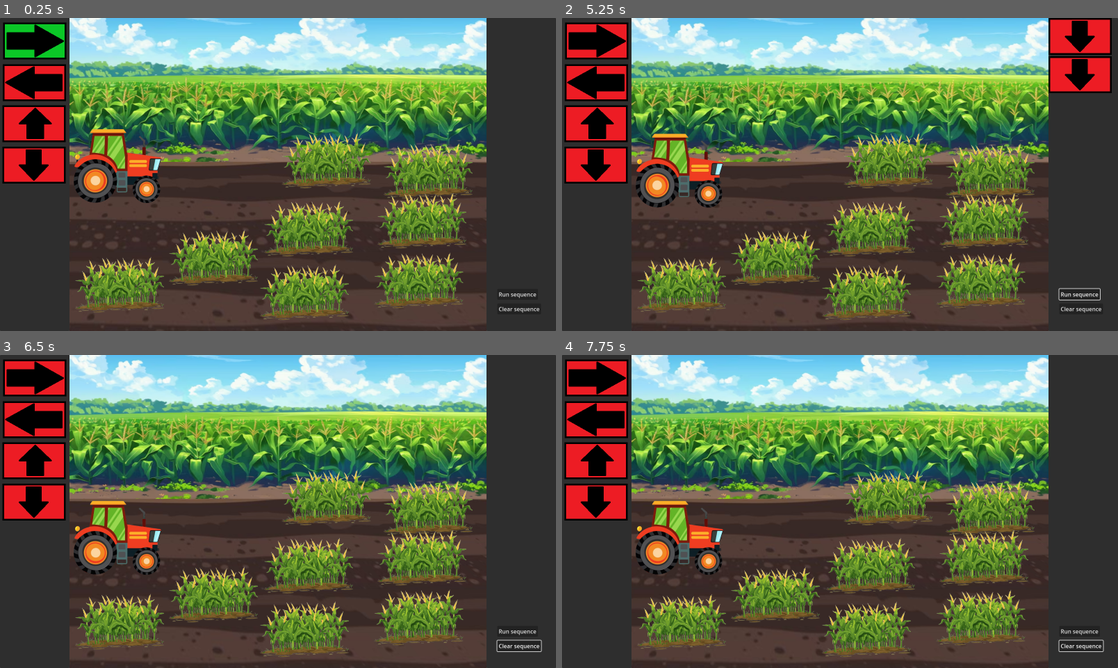
Above: before the commit, frames 1-4 (two rows, left to right).
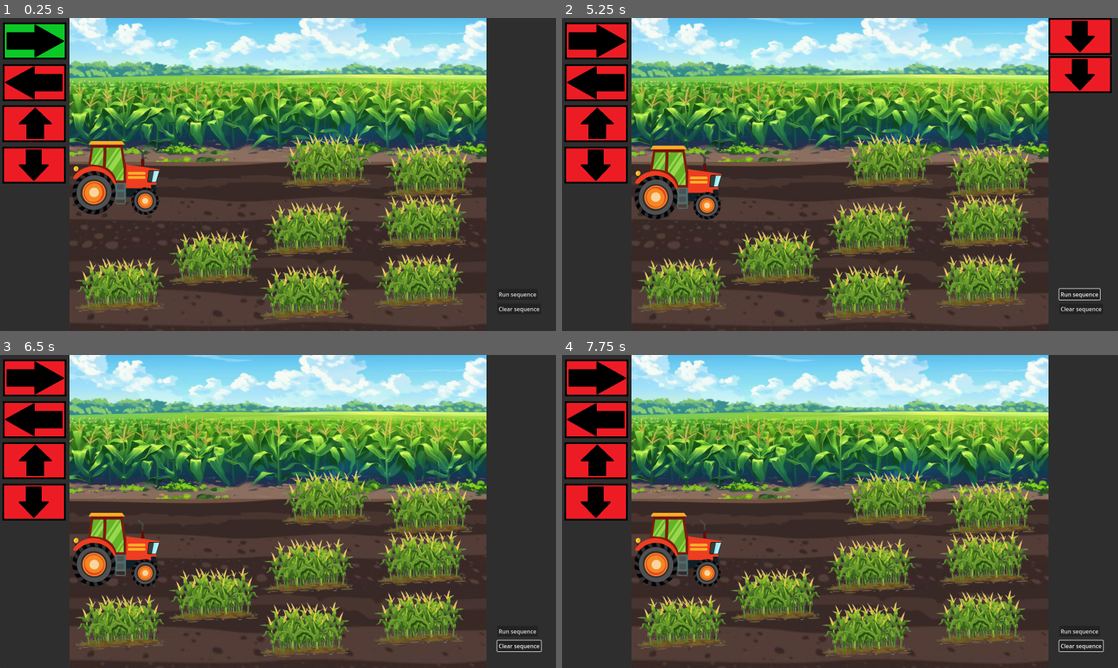
Above: after the commit, the same moments.

Repository: HumaidEbrahim/Arcademia
Game: Godot game, scene res://Levels/lvl1/FarmTractor/FarmTractor.tscn
The game is run twice, just before and just after one commit, with the same random seed, the same clock (stepped at 60 frames per second) and the same inputs. This scene is started directly instead of the project's main scene.
Inputs:
- Up to frame 1 (0.25 s): no input
- Up to frame 2 (5.25 s): hold Right (move_right) 0.53-1.28 s; tap A (btn_1) at 0.6, 1.35, 2.3, 3.05, 3.8, 4.35, 5.1 s; hold Down (move_down) 1.28-2.03 s; hold Right (move_right) 2.03-2.78 s; tap S (btn_2) at 2.1 s; hold Up (move_up) 2.78-3.53 s; tap D (btn_3) at 2.85 s; hold Left (move_left) 3.53-5.03 s; tap F (btn_4) at 3.6 s; hold Down (move_down) from 5.03 s (still down)
- Up to frame 3 (6.5 s): release Down (move_down) at 5.78 s; hold Right (move_right) from 5.78 s (still down); tap S (btn_2) at 5.85 s; tap A (btn_1) at 6.05 s
- Up to frame 4 (7.75 s): release Right (move_right) at 6.53 s; hold Up (move_up) 6.53-7.28 s; tap D (btn_3) at 6.6 s; tap A (btn_1) at 6.8, 7.55 s; hold Right (move_right) from 7.28 s (still down); tap F (btn_4) at 7.35 s

The runs differ from the first frame. In frame 1, 2.8% of the frame differs, in the area x 13-29%, y 35-63%; in frame 2, 2.8%; in frame 3, 2.7%; in frame 4, 2.7%.

Commit message:
Made tractor more tractable

Diff:
--- a/Levels/lvl1/FarmTractor/FarmTractor.tscn
+++ b/Levels/lvl1/FarmTractor/FarmTractor.tscn
@@ -3,9 +3,9 @@
 [ext_resource type="PackedScene" uid="uid://c4phshtsyfg0g" path="res://ui/blocks/scenes/main_ui.tscn" id="1_wbkxu"]
 [ext_resource type="Texture2D" uid="uid://c8ur3gjkhjyxd" path="res://assets/Farm/FarmLvl_Tractor.png" id="2_xb1bg"]
 [ext_resource type="Texture2D" uid="uid://cfsym1duj7aa2" path="res://assets/Farm/TractorActor/TractorPlay01.png" id="3_ctjss"]
-[ext_resource type="Script" uid="uid://dyelf6irpblia" path="res://levels/lvl1/FarmTractor/PlayerTractorLevelgd.gd" id="3_f18w4"]
-[ext_resource type="Script" uid="uid://dhdkp0t0jj8he" path="res://levels/lvl1/FarmTractor/mielie.gd" id="3_ig6pj"]
-[ext_resource type="Script" uid="uid://bq2wcoxqy6avs" path="res://levels/lvl1/FarmTractor/TractorGameController.gd" id="3_vt8cv"]
+[ext_resource type="Script" uid="uid://dyelf6irpblia" path="res://Levels/lvl1/FarmTractor/PlayerTractorLevelgd.gd" id="3_f18w4"]
+[ext_resource type="Script" uid="uid://dhdkp0t0jj8he" path="res://Levels/lvl1/FarmTractor/mielie.gd" id="3_ig6pj"]
+[ext_resource type="Script" uid="uid://bq2wcoxqy6avs" path="res://Levels/lvl1/FarmTractor/TractorGameController.gd" id="3_vt8cv"]
 [ext_resource type="Texture2D" uid="uid://bkrb5dr2oc86x" path="res://assets/Farm/Mielie/Mielie_01.png" id="4_4hy2w"]
 [ext_resource type="Texture2D" uid="uid://ji2rufs3bfn8" path="res://assets/Farm/TractorActor/TractorPlay02.png" id="4_f18w4"]
 [ext_resource type="Texture2D" uid="uid://bpp8anl5dlg5g" path="res://assets/Farm/Mielie/Mielie_02.png" id="5_g5gjk"]
@@ -53,7 +53,7 @@
 }]
 
 [sub_resource type="RectangleShape2D" id="RectangleShape2D_a3fpj"]
-size = Vector2(216, 76)
+size = Vector2(256, 123.99968)
 
 [sub_resource type="SpriteFrames" id="SpriteFrames_xpjmn"]
 animations = [{
@@ -92,11 +92,11 @@
 offset_bottom = 450.0
 
 [node name="Action_Button" parent="MainUI/HBoxContainer/FunctionPanel/VBoxContainer/Move_Right" index="0"]
-step_size = 100
+step_size = 200
 move_duration = 1.0
 
 [node name="Action_Button" parent="MainUI/HBoxContainer/FunctionPanel/VBoxContainer/Move_Left" index="0"]
-step_size = 100
+step_size = 200
 move_duration = 1.0
 
 [node name="Action_Button" parent="MainUI/HBoxContainer/FunctionPanel/VBoxContainer/Move_Up" index="0"]
@@ -115,7 +115,7 @@
 
 [node name="Player" parent="MainUI/HBoxContainer/GameArea/SubViewportContainer/SubViewport" index="1"]
 z_index = 0
-position = Vector2(105, 513)
+position = Vector2(101, 547)
 script = ExtResource("3_f18w4")
 
 [node name="Sprite2D" parent="MainUI/HBoxContainer/GameArea/SubViewportContainer/SubViewport/Player" index="0"]
@@ -127,7 +127,7 @@
 flip_h = true
 
 [node name="CollisionShape2D" parent="MainUI/HBoxContainer/GameArea/SubViewportContainer/SubViewport/Player" index="1"]
-position = Vector2(37, -18.0003)
+position = Vector2(35, -42.000153)
 shape = SubResource("RectangleShape2D_a3fpj")
 
 [node name="Mielie" type="Area2D" parent="MainUI/HBoxContainer/GameArea/SubViewportContainer/SubViewport" index="2" groups=["Mielies"]]
--- a/Levels/lvl1/FarmTractor/PlayerTractorLevelgd.gd
+++ b/Levels/lvl1/FarmTractor/PlayerTractorLevelgd.gd
@@ -2,6 +2,10 @@
 
 @onready var anim = $Sprite2D
 var last_position: Vector2
+@export var left_bound := 100;
+@export var right_bound := 1030;
+@export var bottom_bound := 900;
+@export var top_bound := 500;
 
 func _ready() -> void:
 	last_position = position
@@ -10,8 +14,15 @@
 	if position != last_position:
 		if anim.is_playing() == false:
 			anim.play()
+			if(position < last_position):
+				anim.flip_h = false
+			else:
+				anim.flip_h = true
 	else:
 		if anim.is_playing():
 			anim.pause()
-
+	if(position.x < left_bound || position.x > right_bound):
+		position = last_position
+	if(position.y < top_bound || position.y > bottom_bound ):
+		position = last_position
 	last_position = position
--- a/levels/openworld/FarmMap.tscn
+++ b/levels/openworld/FarmMap.tscn
@@ -59,7 +59,6 @@
 [ext_resource type="Texture2D" uid="uid://dhoj3xvxlysef" path="res://assets/Farm/Cows/Cow_Standing_02.png" id="41_u851h"]
 [ext_resource type="Texture2D" uid="uid://boha7jusf0ekt" path="res://assets/Farm/FarmMap_House.png" id="42_htkvy"]
 [ext_resource type="Texture2D" uid="uid://w0tlaonb7pdl" path="res://assets/Farm/Cows/Cow_Standing_03.png" id="42_q3b8s"]
-[ext_resource type="Script" uid="uid://b38hgu5sxggky" path="res://levels/openworld/River.tres.gd" id="54_u26ar"]
 [ext_resource type="Texture2D" uid="uid://wi20mtjpk4od" path="res://assets/Farm/River/FarmRiver01.png" id="61_cdtih"]
 [ext_resource type="Texture2D" uid="uid://nbe8b8r5m8hf" path="res://assets/Farm/River/FarmRiver02.png" id="62_htkvy"]
 [ext_resource type="Texture2D" uid="uid://doxhh6wcyetwu" path="res://assets/Farm/Bridge.png" id="62_kjeei"]
@@ -70,7 +69,7 @@
 [ext_resource type="Texture2D" uid="uid://dny8j8n10tuy6" path="res://assets/Farm/River/FarmRiver06.png" id="66_oi3vk"]
 [ext_resource type="Texture2D" uid="uid://cycrm2fxdbl20" path="res://assets/Farm/River/FarmRiver07.png" id="67_vg46o"]
 [ext_resource type="Texture2D" uid="uid://u4xi2r0tsnvs" path="res://assets/Farm/River/FarmRiver08.png" id="68_2kaw3"]
-[ext_resource type="Script" uid="uid://2k85sferov6h" path="res://levels/openworld/Level_Select.gd" id="68_bi5to"]
+[ext_resource type="Script" uid="uid://2k85sferov6h" path="res://Levels/openworld/Level_Select.gd" id="68_bi5to"]
 [ext_resource type="Texture2D" uid="uid://bx416t0gq0vy4" path="res://assets/Farm/River/FarmRiver09.png" id="69_yriht"]
 [ext_resource type="Texture2D" uid="uid://4s14plqodcet" path="res://assets/Farm/River/FarmRiver10.png" id="70_sw8nl"]
 [ext_resource type="Texture2D" uid="uid://gyem0pehmerl" path="res://assets/Farm/River/FarmRiver11.png" id="71_lvoov"]
@@ -468,7 +467,7 @@
 
 [node name="River" type="Area2D" parent="."]
 monitorable = false
-script = ExtResource("54_u26ar")
+script = ExtResource("68_bi5to")
 target_level = "res://levels/lvl1/Farm_River_Level.tscn"
 
 [node name="AnimatedSprite2D" type="AnimatedSprite2D" parent="River"]
--- a/levels/openworld/River.tres.gd
+++ /dev/null
@@ -1,31 +0,0 @@
-extends Area2D
-
-@export var target_level: String = ""
-@onready var sprite: AnimatedSprite2D = $AnimatedSprite2D
-
-var original_scale: Vector2
-var player_inside := false
-
-func _ready():
-	original_scale = sprite.scale
-	body_entered.connect(_on_body_entered)
-	body_exited.connect(_on_body_exited)
-
-func _on_body_entered(body):
-	if body.name == "Player":
-		player_inside = true
-		sprite.modulate = Color(1, 1, 0.5)
-		sprite.scale *= 1.1
-
-func _on_body_exited(body):
-	if body.name == "Player":
-		player_inside = false
-		sprite.modulate = Color(1, 1, 1)
-		sprite.scale = original_scale
-
-func _process(delta):
-	if player_inside and Input.is_action_just_pressed("btn_1"):
-		get_tree().change_scene_to_file(target_level)
-
-func get_target_level() -> String:
-	return target_level
Not shown, changed: assets/Characters/Boy_448x448_Final.png.import
Not shown, changed: assets/Characters/Girl_448x448_Final.png.import
Not shown, changed: assets/Effects/Birds/birds01.png.import
Not shown, changed: assets/Effects/Birds/birds02.png.import
Not shown, changed: assets/Effects/Birds/birds03.png.import
Not shown, changed: assets/Effects/Birds/birds04.png.import
Not shown, changed: assets/Effects/Birds/birds05.png.import
Not shown, changed: assets/Effects/Birds/birds06.png.import
Not shown, changed: assets/Effects/Birds/birds07.png.import
Not shown, changed: assets/Effects/Birds/birds08.png.import
Not shown, changed: assets/Effects/Leaves/leaves_00_delay-0.1s (1).png.import
Not shown, changed: assets/Effects/Leaves/leaves_04_delay-0.1s (2).png.import
(and 78 more such lines)
